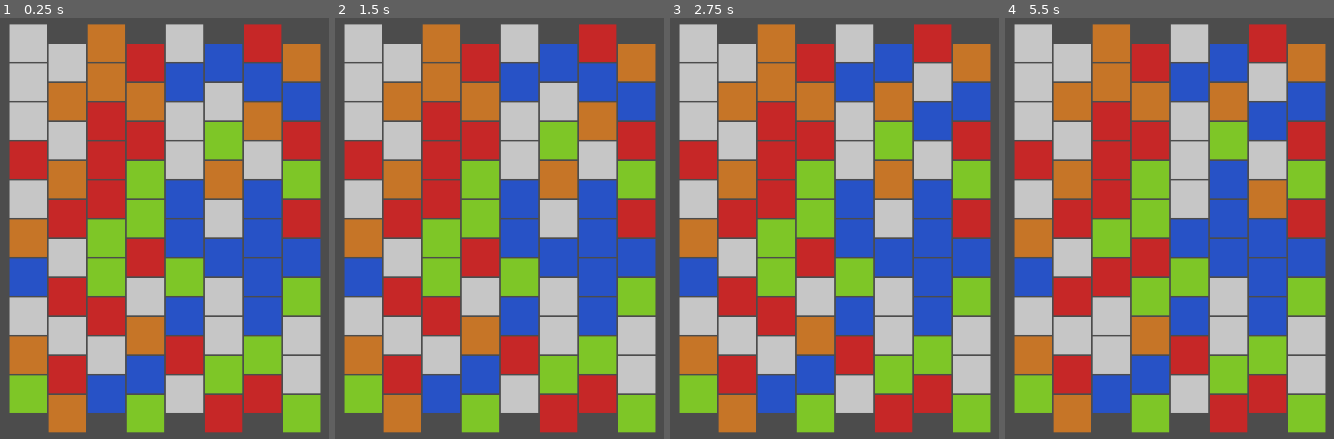
Above: before the commit, frames 1-4 (left to right).
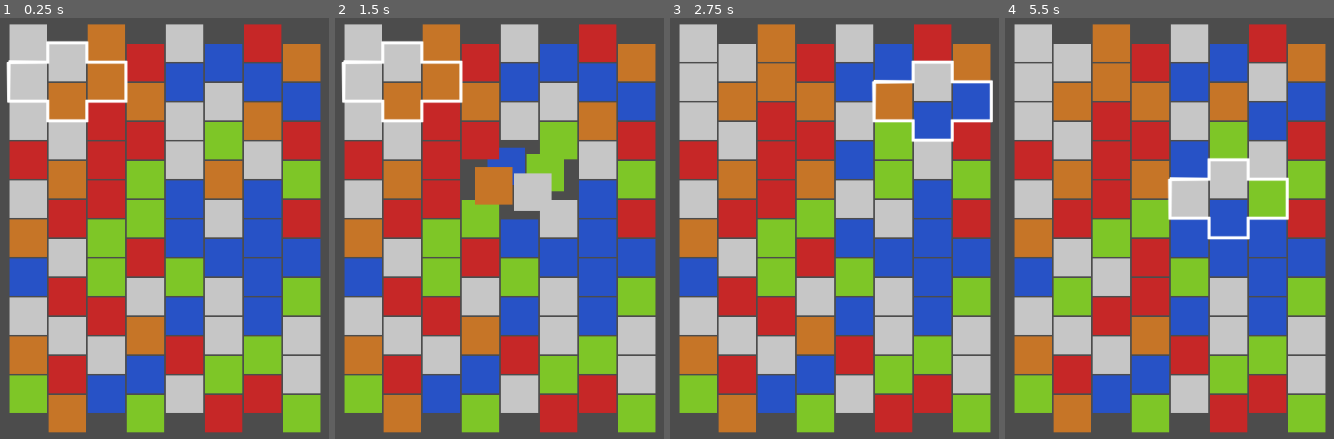
Above: after the commit, the same moments.

Repository: umxprime/puzzlebattles
Game: Godot game, scene res://Main.tscn
Same seed, same stepped clock (60 frames per second), same inputs: the game is played once before the commit and once after it.
Inputs (mouse positions are in pixels of both pictures, inside the frame that each line leads up to):
- Up to frame 1 (0.25 s): no input
- Up to frame 2 (1.5 s): tap Enter at 0.5 s; move the mouse to (outside the picture) at 0.52 s; click (outside the picture) at 0.67 s; tap Space at 1.25 s; move the mouse to (341, 249) at 1.27 s; click (341, 249) at 1.42 s
- Up to frame 3 (2.75 s): tap Enter at 2 s; move the mouse to (913, 123) at 2.02 s; click (913, 123) at 2.17 s
- Up to frame 4 (5.5 s): tap Space at 2.75, 4.25 s; move the mouse to (1130, 321) at 2.77 s; click (1130, 321) at 2.92 s; tap Enter at 3.5 s; move the mouse to (outside the picture) at 3.52 s; click (outside the picture) at 3.67 s; move the mouse to (outside the picture) at 4.27 s; click (outside the picture) at 4.42 s; move the mouse to (1208, 228) at 5.02 s; click (1208, 228) at 5.17 s

The runs differ from the first frame. In frame 1, 1.0% of the frame differs, in the area x 1-39%, y 5-25%; in frame 2, 5.4%; in frame 3, 5.2%; in frame 4, 9.1%, in the area x 14-87%, y 29-76%.

Commit message:
Draw grid cursor and update its position

Diff:
--- a/Models/GridModel.gd
+++ b/Models/GridModel.gd
@@ -17,9 +17,11 @@
 	func _init(grid:GridModel, pos:GridCoordinate):
 		_grid = grid
 		_pos = pos
+	func grid():
+		return _grid
 	func position()->GridCoordinate:
 		return _pos.copy()
-	func moveTo(direction:int):
+	func moveTo(direction:int) -> bool:
 		var newPos = position()
 		match direction:
 			Direction.Up:
@@ -30,8 +32,8 @@
 				newPos.column -= 1
 			Direction.Right:
 				newPos.column += 1
-		setPosition(newPos)
-	func setPosition(pos:GridCoordinate):
+		return setPosition(newPos)
+	func setPosition(pos:GridCoordinate) -> bool:
 		if (pos.column < 1):
 			pos.column = 1
 		if (pos.column >= _grid.columns() - 1):
@@ -42,8 +44,11 @@
 			pos.row = 0
 		if (pos.row >= _grid.rows() - 1):
 			pos.row = _grid.rows() - 2
+		if _pos.column == pos.column && _pos.row == pos.row:
+			return false
 		_pos.column = pos.column
 		_pos.row = pos.row
+		return true
 
 class Cell:
 	enum BlockType {
--- a/Nodes/BlockNode.gd
+++ b/Nodes/BlockNode.gd
@@ -65,8 +65,8 @@
 func _ready():
 	pass # Replace with function body.
 
-func moveCursorToBlock():
-	_cell._grid.cursor().setPosition(_cell.position())
+func moveCursorToBlock() -> bool:
+	return _cell._grid.cursor().setPosition(_cell.position())
 
 func isOver(pos:Vector2):
 	var local_pos:Vector2 = make_canvas_position_local(pos)
--- /dev/null
+++ b/Nodes/CursorNode.gd
@@ -0,0 +1,42 @@
+extends Node2D
+
+class_name CursorNode
+# Declare member variables here. Examples:
+# var a = 2
+# var b = "text"
+
+var _cellSize:Vector2
+var _model:GridModel.CursorModel
+
+func _init(cellSize:Vector2, model:GridModel.CursorModel):
+	_cellSize = cellSize
+	_model = model
+# Called when the node enters the scene tree for the first time.
+func _ready():
+	pass # Replace with function body.
+
+func _draw():
+	var points:PoolVector2Array = PoolVector2Array(
+		[
+			Vector2(0,_cellSize.y),
+			Vector2(_cellSize.x, _cellSize.y),
+			Vector2(_cellSize.x, _cellSize.y*0.5),
+			Vector2(2*_cellSize.x, _cellSize.y*0.5),
+			Vector2(2*_cellSize.x, _cellSize.y),
+			Vector2(3*_cellSize.x, _cellSize.y),
+			Vector2(3*_cellSize.x, 2*_cellSize.y),
+			Vector2(2*_cellSize.x, 2*_cellSize.y),
+			Vector2(2*_cellSize.x, 2.5*_cellSize.y),
+			Vector2(_cellSize.x, 2.5*_cellSize.y),
+			Vector2(_cellSize.x, 2*_cellSize.y),
+			Vector2(0, 2*_cellSize.y),
+			Vector2(0, _cellSize.y),
+		]
+	)
+	draw_polyline(points, Color.white, 4, true)
+# Called every frame. 'delta' is the elapsed time since the previous frame.
+#func _process(delta):
+#	pass
+func updatePosition():
+	position.x = (_model.position().column * _cellSize.x) - _cellSize.x
+	position.y = ((_model.grid().rows() - _model.position().row - 2.5) * _cellSize.y) + (_cellSize.y * 0.5 * (_model.position().column%2))
--- a/Nodes/GridNode.gd
+++ b/Nodes/GridNode.gd
@@ -5,6 +5,7 @@
 var _block = preload("res://Block.tscn")
 var _gridModel:GridModel
 var _blockSize:int
+var _cursor:CursorNode
 
 func _init(gridModel:GridModel, blockSize:int):
 	_gridModel=gridModel
@@ -23,6 +24,8 @@
 			var block:BlockNode = _block.instance()
 			block.init(cell, _blockSize)
 			add_child(block)
+	_cursor = CursorNode.new(Vector2(_blockSize, _blockSize), _gridModel.cursor())
+	add_child(_cursor)
 
 func _overBlock(pos:Vector2) -> BlockNode:
 	for child in get_children():
@@ -34,15 +37,15 @@
 func _input(event):
 	if event is InputEventMouseMotion:
 		var block:BlockNode = _overBlock(event.position)
-		if block == null:
-			return
-		block.moveCursorToBlock()
+		if block != null:
+			if block.moveCursorToBlock() :
+				_cursor.updatePosition()
 	elif event is InputEventMouseButton:
 		if event.pressed:
 			var block:BlockNode = _overBlock(event.position)
-			if block == null:
-				return
-			block.moveCursorToBlock()
+			if block != null:
+				if block.moveCursorToBlock() :
+					_cursor.updatePosition()
 			if event.button_index == 1:
 				_gridModel.rotate(GridModel.Rotation.Clockwise)
 			else:
--- a/project.godot
+++ b/project.godot
@@ -13,6 +13,11 @@
 "class": "BlockNode",
 "language": "GDScript",
 "path": "res://Nodes/BlockNode.gd"
+}, {
+"base": "Node2D",
+"class": "CursorNode",
+"language": "GDScript",
+"path": "res://Nodes/CursorNode.gd"
 }, {
 "base": "Reference",
 "class": "GridModel",
@@ -31,6 +36,7 @@
 } ]
 _global_script_class_icons={
 "BlockNode": "",
+"CursorNode": "",
 "GridModel": "",
 "GridNode": "",
 "Root": ""
